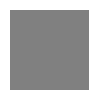
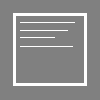
Layered file, before and after one edit (100x100). Changes by layer:
added layer "Call" above "Hintergrund" over 13, 13, 87, 86
hid "Hintergrund" over 0, 0, 100, 100
